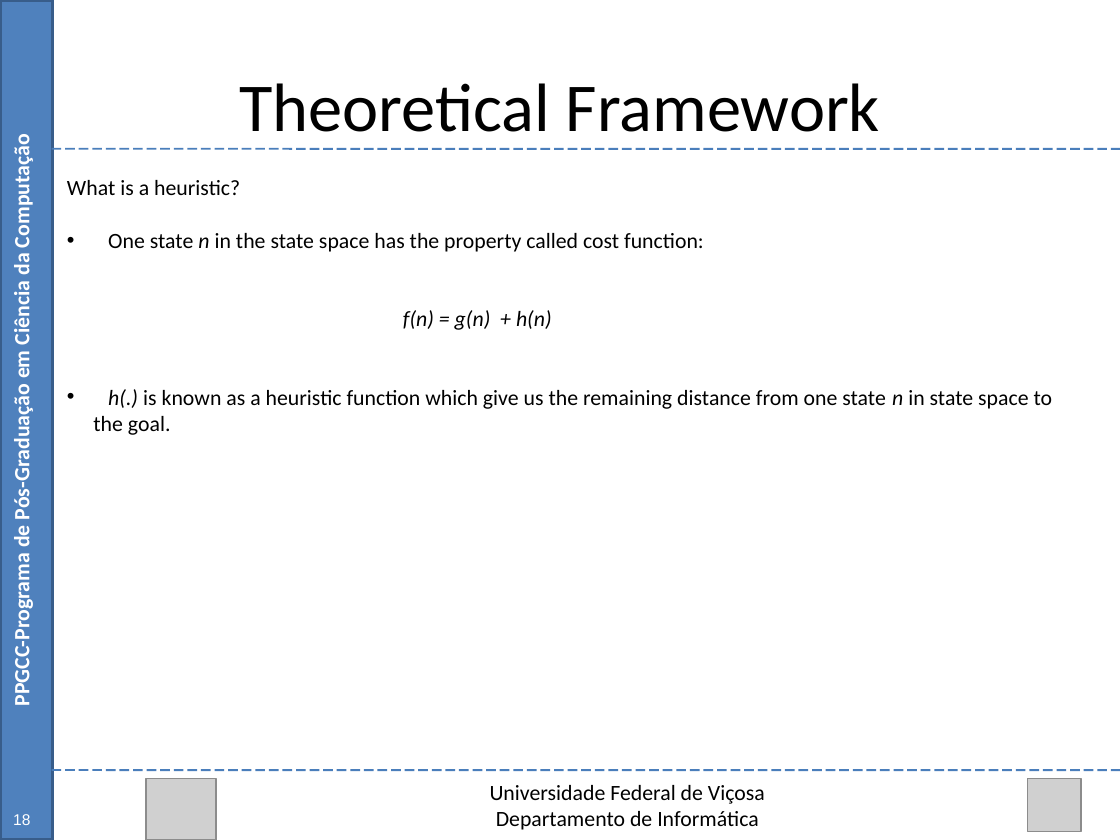
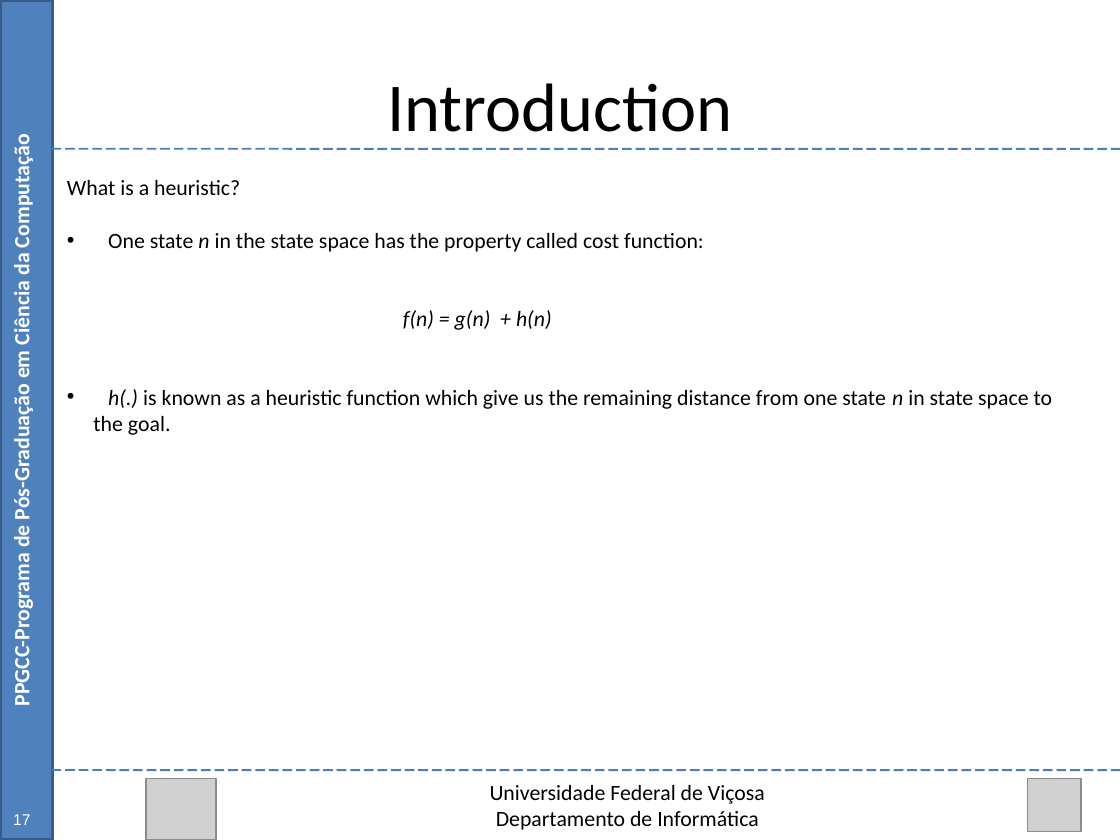
Before and after one commit to Marvinsky/research-marvin, a slide deck: slide 17 of latex/odp/selection heuristics.odp (slide 18 before the commit). Drawn at 1120x840 pixels with LibreOffice and Linux fonts; fonts in the diff are those of the drawing; grey boxes stand for pictures. Boxes give left, top, right and bottom in pixels: in the first picture for what was removed or moved away, otherwise in the second. Text is boxed around its words. In the diff, an @@ line names an element or a change of style, - is before the commit and + after.

```diff
--- a/latex/odp/selection heuristics.odp
+++ b/latex/odp/selection heuristics.odp
@@ text at box(387, 83, 732, 132): text changed @@
-Theoretical Framework
+Introduction
@@ page number at box(13, 814, 30, 825): text changed @@
-18
+17
```
Also in this commit, not shown: 2 other slides changed, 1 slide removed.
